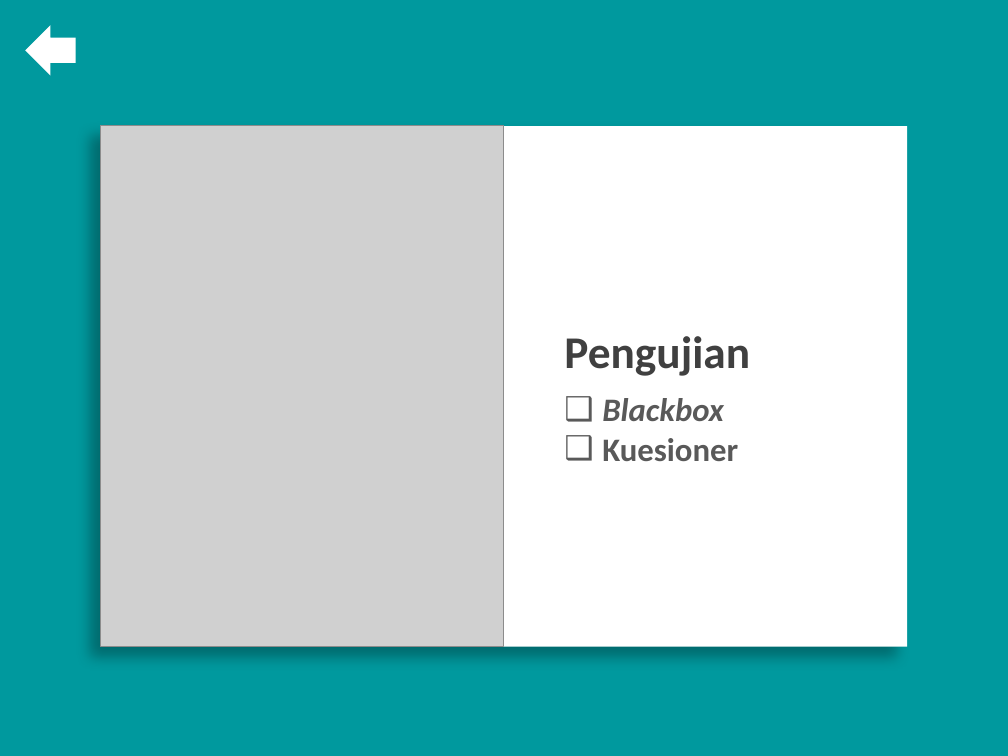
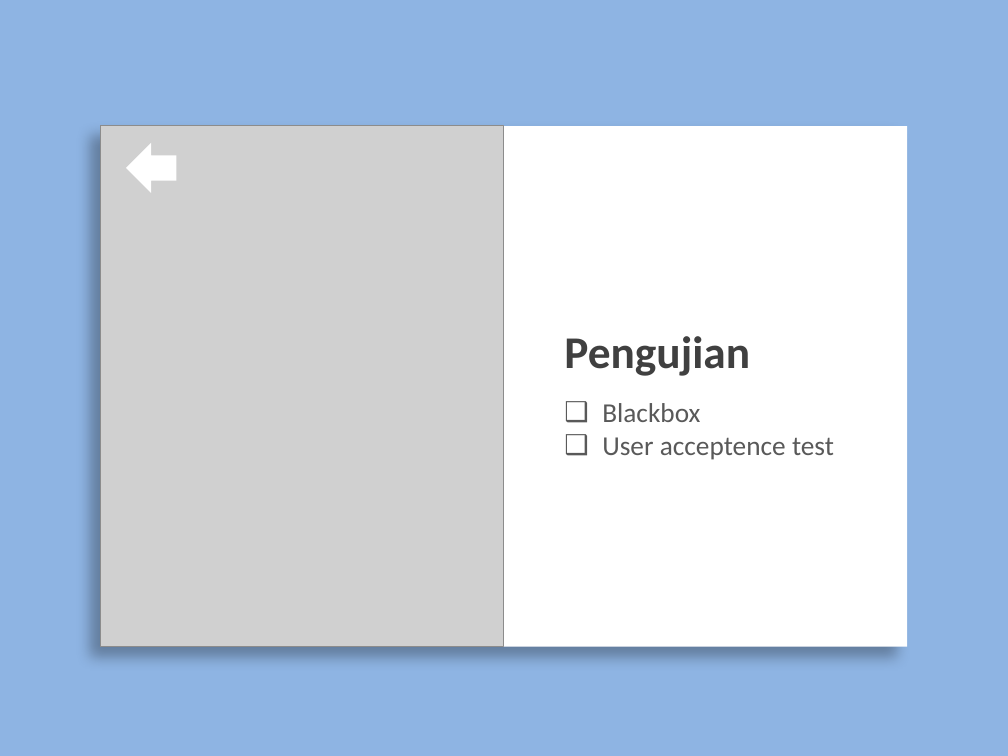
Before and after one commit to L200150057/Skripsi, a slide deck: slide 9 of Powerpoint Skripsi.pptx (slide 11 before the commit). Drawn at 1008x756 pixels with LibreOffice and Linux fonts; fonts in the diff are those of the drawing; grey boxes stand for pictures. Boxes give left, top, right and bottom in pixels: in the first picture for what was removed or moved away, otherwise in the second. Text is boxed around its words. In the diff, an @@ line names an element or a change of style, - is before the commit and + after.

```diff
--- a/Powerpoint Skripsi.pptx
+++ b/Powerpoint Skripsi.pptx
@@ background #00999E to #8EB4E3 @@
@@ left arrow: place and size @@
-left arrow at [25, 25, 76, 76]
+left arrow at [126, 143, 176, 194]
@@ text at [602, 403, 700, 422]: size 23.4 to 19.5 pt, bold off, italic off in "Blackbox" @@
@@ text at [602, 437, 834, 460]: text changed; size 23.4 to 19.5 pt; bold off @@
-❑ Kuesioner
+❑ User acceptence test
```
Also in this commit, not shown: 4 other slides changed, 2 slides removed, 6 other files.
